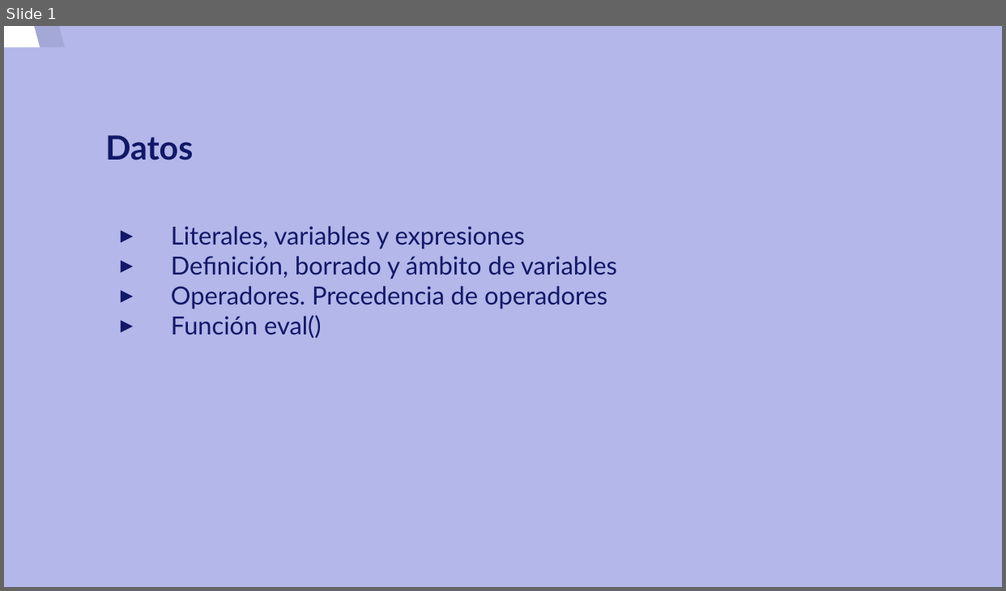
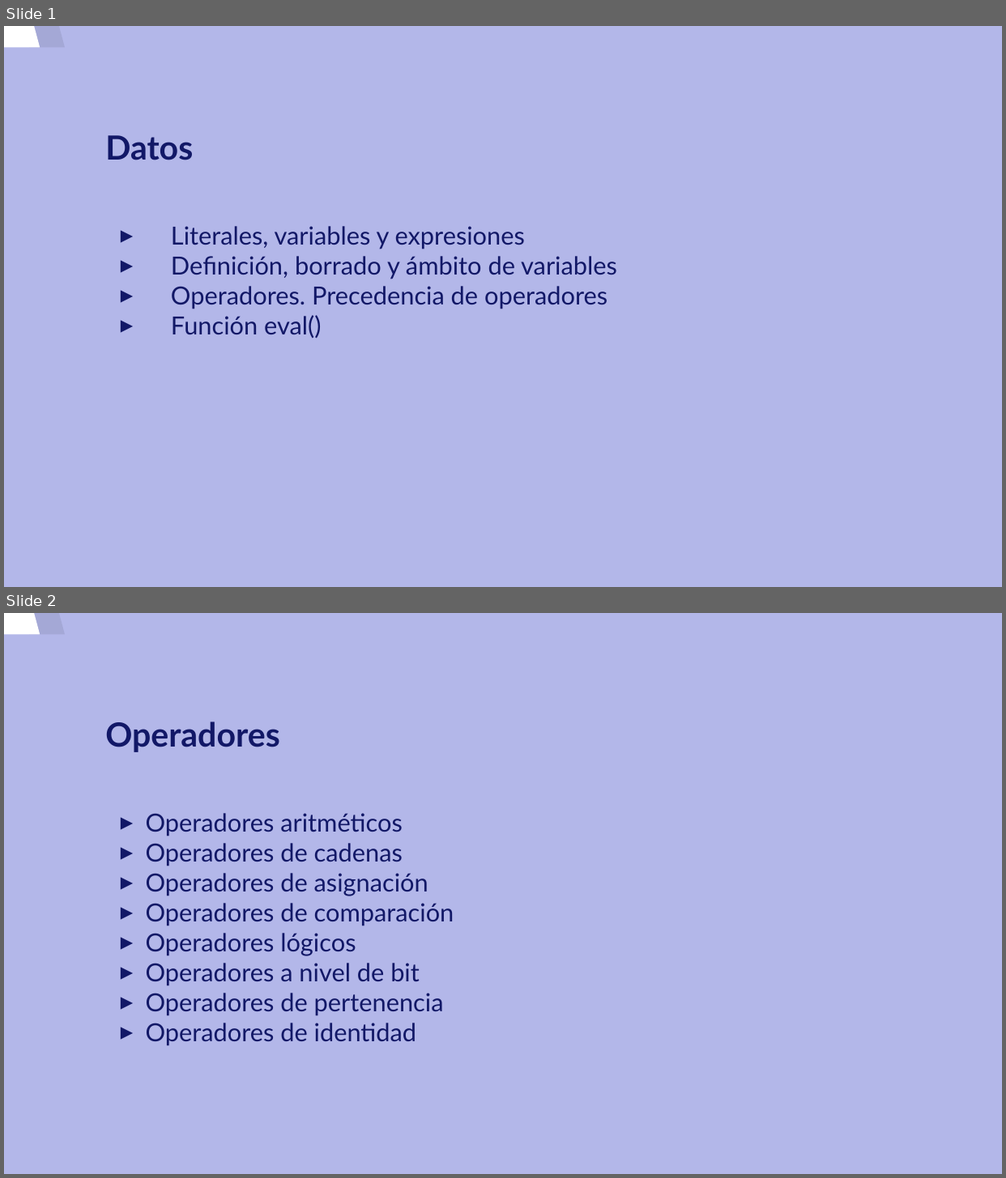
Before and after one commit to josedom24/curso_python3, a slide deck: curso/u8/u8.odp. Shown one above the other, each under a label of ours: slide 1 before the commit, slides 1 and 2 after it. The pictures are 1006x591 and 1006x1178 pixels, drawn with LibreOffice and Linux fonts; fonts in the diff are those of the drawing. Boxes give left, top, right and bottom in pixels: in the first picture for what was removed or moved away, otherwise in the second. Text is boxed around its words. In the diff, an @@ line names an element or a change of style, - is before the commit and + after.

```diff
--- a/curso/u8/u8.odp
+++ b/curso/u8/u8.odp
@@ slide 2 added at <box>4,613,1002,1174</box>, background #B3B7E9; not listed: 2 template elements that a slide beside it also shows @@
@@ title added at <box>105,722,280,752</box>, 24 pt, text #121867, bold @@
+Operadores
@@ text added at <box>146,813,454,1046</box>, 18 pt, text #121867 @@
+▸ Operadores aritméticos
+▸ Operadores de cadenas
+▸ Operadores de asignación
+▸ Operadores de comparación
+▸ Operadores lógicos
+▸ Operadores a nivel de bit
+▸ Operadores de pertenencia
+▸ Operadores de identidad
```
Also in this commit, not shown: 1 other slide added, 2 other files.
